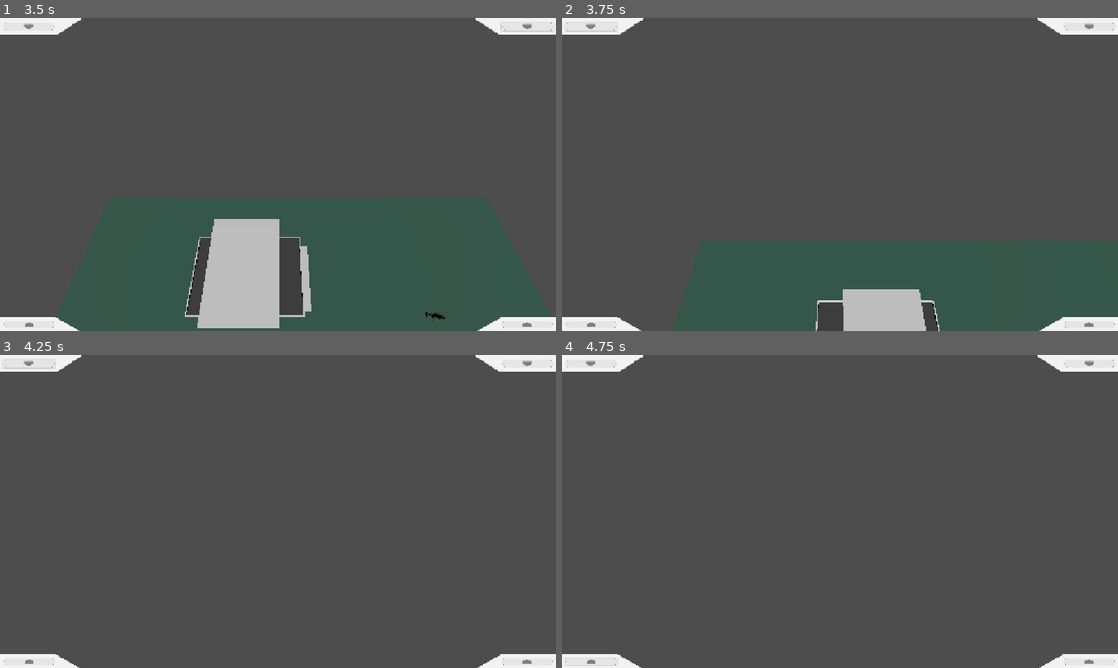
Above: before the commit, frames 1-4 (two rows, left to right).
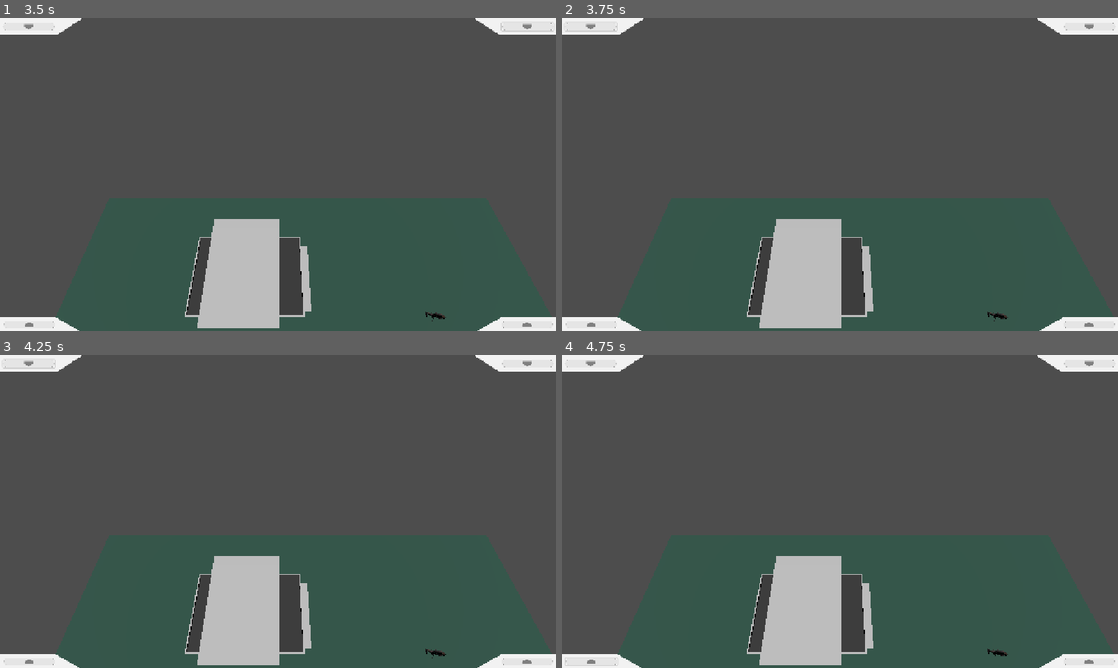
Above: after the commit, the same moments.

Repository: andrijzyn/The-Undefinders
Game: Godot game, scene res://addons/maaacks_game_template/base/scenes/menus/main_menu/main_menu.tscn
Same seed, same stepped clock (60 frames per second), same inputs: the game is played once before the commit and once after it.
Inputs (mouse positions are in pixels of both pictures, inside the frame that each line leads up to):
- Up to frame 1 (3.5 s): click "New Game" at 0.5 s; click (27, 324) at 1.27 s; click (528, 324) at 2.02 s; click (528, 27) at 2.77 s
- Up to frame 2 (3.75 s): click (589, 27) at 3.52 s
- Up to frame 3 (4.25 s): no input
- Up to frame 4 (4.75 s): tap Enter (ui_accept) at 4.25, 4.52 s; move the mouse to (962, 495) at 4.27 s; hold Right (ui_right) from 4.28 s (still down); tap S (ABORT) at 4.35 s; click (962, 495) at 4.42 s

Frame 1 is identical in both runs. In frame 2, 8.1% of the frame differs, in the area x 33-81%, y 64-100%; in frame 3, 5.1%; in frame 4, 5.1%.

Commit message:
Small fixes
Changes:
-Changed the function name
-Slightly corrected the functionality of the trip to the rally point (now the unit should turn on the collider immediately after arriving at the exit_point)

Remaining problems:
-Building construction
-Unit production
-Interface

Diff:
--- a/app/MainCamera.gd
+++ b/app/MainCamera.gd
@@ -25,9 +25,10 @@
 
 var selection_overlay: ColorRect
 var main_scene #DAMI - Delete after multiplayer implementation
+var ui
 
 #Change main_scene.current_player_index to multiplayer.get_unique_id() after multiplayer implementation
-func multiplayer_checker():
+func multiplayer_ownership_checker():
 	if main_scene.current_player_index != get_multiplayer_authority():
 		return true
 
@@ -36,6 +37,8 @@
 
 func _ready():
 	main_scene = get_tree().current_scene #DAMI
+	var player = main_scene.players[main_scene.current_player_index]
+	ui = player.get_node_or_null("PlayerUI")
 	# Create selection overlay UI
 	var canvas_layer = CanvasLayer.new()
 	get_viewport().add_child.call_deferred(canvas_layer)
@@ -52,7 +55,7 @@
 	selection_container.add_child(selection_overlay)
 
 func _process(delta:float) -> void:
-	if main_scene.current_player_index != get_multiplayer_authority():
+	if multiplayer_ownership_checker():
 		return
 	MouseChangeHandler.mouseChange(self)
 	handleEdgeScrolling(delta)
@@ -75,7 +78,7 @@
 				phantom_building.global_transform.origin = intersection
 
 func _input(event):
-	if main_scene.current_player_index != get_multiplayer_authority():
+	if multiplayer_ownership_checker():
 		return
 	# Handle mouse button events
 	if event is InputEventMouseButton:
@@ -141,7 +144,6 @@
 						var result = RaycastHandler.getRaycastResult(self)
 						if result:
 							selected_nodes = SelectionHandler.handleSingleSelection(selected_nodes, result)
-					var ui = get_tree().get_root().get_node("MainScene/RTS_UI")
 					if ui:
 						ui.update_selected_objects(selected_nodes)
 
@@ -386,7 +388,6 @@
 	return origin + dir * t
 
 func is_mouse_over_ui() -> bool:
-	var ui = get_tree().get_root().get_node("MainScene/RTS_UI")
 	if not ui:
 		return false
 
--- a/features/HUD/UI/UI.gd
+++ b/features/HUD/UI/UI.gd
@@ -23,7 +23,8 @@
 const MOVE_TIME: float = 0.5
 var production_queues = {}
 var selected_objects = {}
-var main_scene #DAMI - Delete after multiplayer implementation
+var main_scene #DAMI - Delete after multiplayer implementation0
+var player_camera
 var buildings = {
 	"GLA/garage/garage_imp": { "icon": preload("res://features/GUI/textures/barracks.png"), "cost": 200, "size": Vector2(2,2) },
 	"factory": { "icon": preload("res://features/GUI/textures/factory.png"), "cost": 300, "size": Vector2(3,3) },
@@ -31,12 +32,14 @@
 }
 
 #Change after multiplayer implementation
-func multiplayer_checker():
+func multiplayer_ownership_checker():
 	if main_scene.current_player_index != get_multiplayer_authority():
 		return true
 
 func _ready():
 	main_scene = get_tree().current_scene #DAMI
+	var player = main_scene.players[main_scene.current_player_index]
+	player_camera = player.get_node_or_null("PlayerCamera")
 	update_action_display()
 	button_left.pressed.connect(_on_bottom_button_pressed)
 	button_right.pressed.connect(_on_bottom_button_pressed)
@@ -44,7 +47,7 @@
 	button_selection.pressed.connect(_on_selection_button_pressed)
 
 func _on_selection_button_pressed():
-	if multiplayer_checker():
+	if multiplayer_ownership_checker():
 		return
 	if selection_container.get_child_count() > 0:
 		return
@@ -60,7 +63,7 @@
 	selection_is_moved = !selection_is_moved
 
 func _on_minimap_button_pressed():
-	if multiplayer_checker():
+	if multiplayer_ownership_checker():
 		return
 	var target_y_panel = minimap_panel.position.y - MOVE_OFFSET if !minimap_is_moved else minimap_panel.position.y + MOVE_OFFSET
 	var target_y_buttons = button_minimap.position.y - MOVE_OFFSET if !minimap_is_moved else button_minimap.position.y + MOVE_OFFSET
@@ -71,7 +74,7 @@
 	minimap_is_moved = !minimap_is_moved
 
 func _on_bottom_button_pressed():
-	if multiplayer_checker():
+	if multiplayer_ownership_checker():
 		return
 	var target_y_panel = bottom_panel.position.y - MOVE_OFFSET if !bottom_is_moved else bottom_panel.position.y + MOVE_OFFSET
 	var target_y_buttons = button_left.position.y - MOVE_OFFSET if !bottom_is_moved else button_left.position.y + MOVE_OFFSET
@@ -105,7 +108,7 @@
 		button_selection.position.y = selection_panel.position.y + selection_panel.size.y - button_selection.size.y - 10
 
 func _process(_delta:float) -> void:
-	if multiplayer_checker():
+	if multiplayer_ownership_checker():
 		return
 	adjust_selection_panel()
 	update_selection_display()
@@ -184,9 +187,8 @@
 
 func on_building_selected(building_name: String):
 	print("Building selected:", building_name)
-	var camera = get_tree().get_root().get_node("MainScene/Camera3D")
-	if camera:
-		camera.start_building_placement(building_name)
+	if player_camera:
+		player_camera.start_building_placement(building_name)
 
 func on_unit_selected(unit_name: String):
 	print("Unit selected:", unit_name)
@@ -289,7 +291,7 @@
 	return null
 
 func _on_product_clicked(producer, product_data):
-	if multiplayer_checker():
+	if multiplayer_ownership_checker():
 		return
 	if production_queues.has(producer):
 		var queue = production_queues[producer].queue
@@ -339,14 +341,13 @@
 	update_production_queue()
 
 func _on_producer_button_pressed(producer):
-	if multiplayer_checker():
+	if multiplayer_ownership_checker():
 		return
 	if not producer:
 		return
 
-	var camera = get_tree().get_root().get_node("MainScene/Camera3D")
-	if camera and producer.has_method("get_position"):
+	if player_camera and producer.has_method("get_position"):
 		var target_position = producer.get_position()
-		target_position.y = camera.position.y
-		camera.position = target_position
+		target_position.y = player_camera.position.y
+		player_camera.position = target_position
 		print("Move camera to building:", producer)
--- a/shared/AbstractClasses/MovableUnit.gd
+++ b/shared/AbstractClasses/MovableUnit.gd
@@ -113,10 +113,10 @@
 			else:
 				node.velocity = Vector3.ZERO
 				node.isMoving = false
-				if node.isLeavingBuilding:
-					node.isLeavingBuilding = false
-					node.collider.disabled = false
-					node.reached_exit.emit()
+			if node.isLeavingBuilding:
+				node.isLeavingBuilding = false
+				node.collider.disabled = false
+				node.reached_exit.emit()
 
 	## Обрабатывает движение юнита по маршруту патрулирования[br]
 	## [param node: MovableUnit] - юнит, который должен продолжить патрулирование[br]
